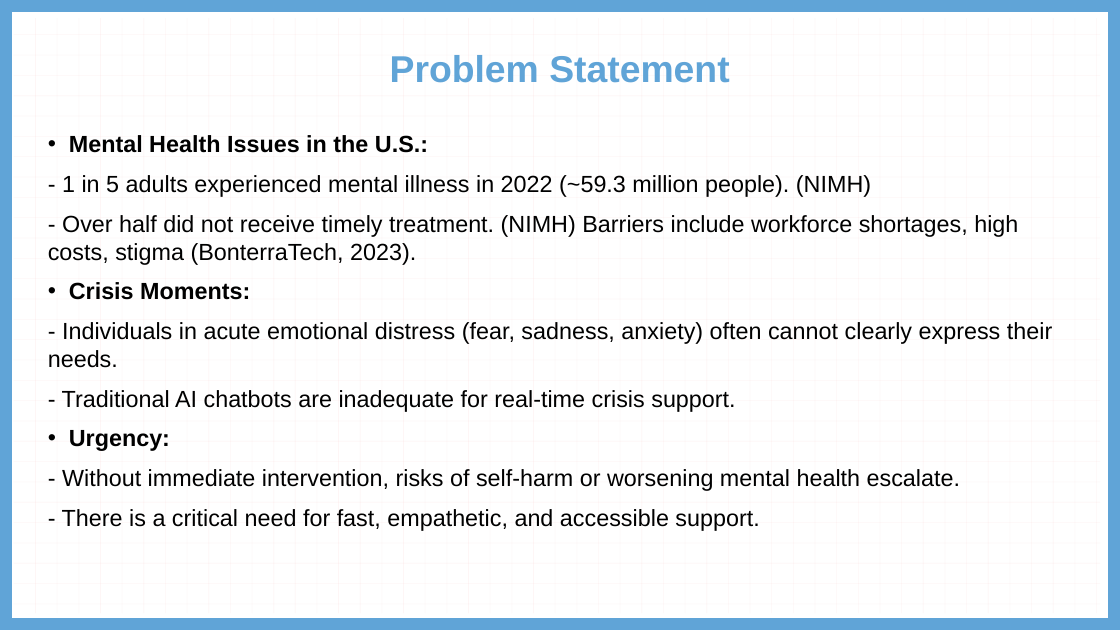
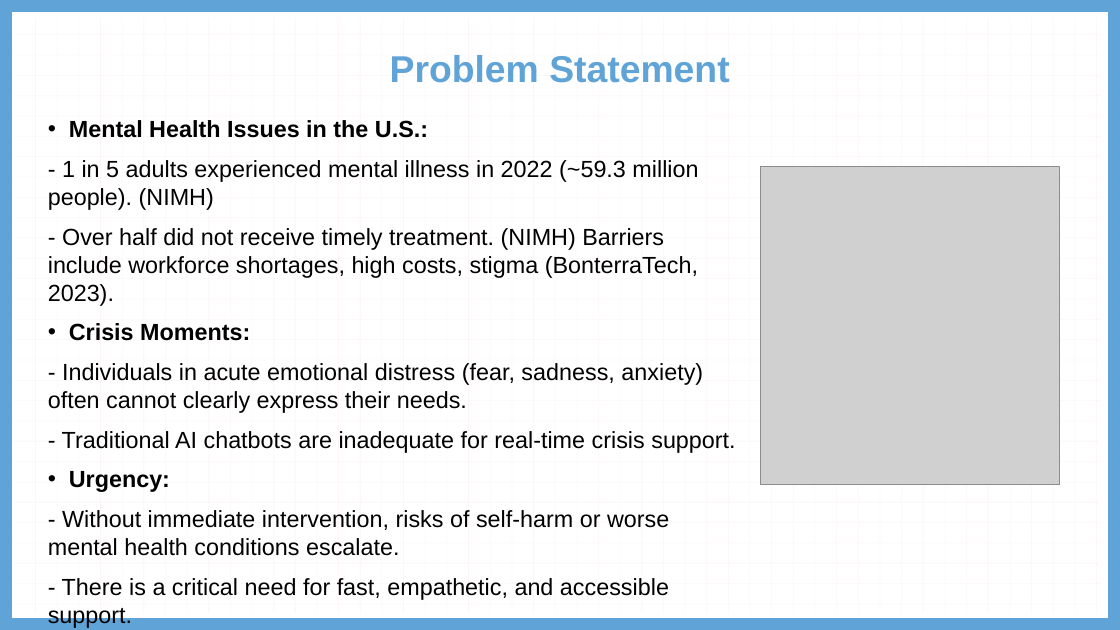
Before and after one commit to hhhh3110/calmbot-project, a slide deck: slide 2 of CalmBot.pptx. Drawn at 1120x630 pixels with LibreOffice and Linux fonts; fonts in the diff are those of the drawing; grey boxes stand for pictures. Boxes give left, top, right and bottom in pixels: in the first picture for what was removed or moved away, otherwise in the second. Text is boxed around its words. In the diff, an @@ line names an element or a change of style, - is before the commit and + after.

Commit message:
Slides Update

```diff
--- a/CalmBot.pptx
+++ b/CalmBot.pptx
@@ text "Mental Health Issues in the ...": place and size @@
-text "Mental Health Issues in the ..." at [48,135,1052,531]
+text "Mental Health Issues in the ..." at [48,120,735,628]
@@ picture added at [760,167,1060,485] @@
@@ text at [48,510,669,556]: text changed @@
-- Without immediate intervention, risks of self-harm or worsening mental health escalate.
+- Without immediate intervention, risks of self-harm or worse mental health conditions escalate.
```
Also in this commit, not shown: 1 other file.
